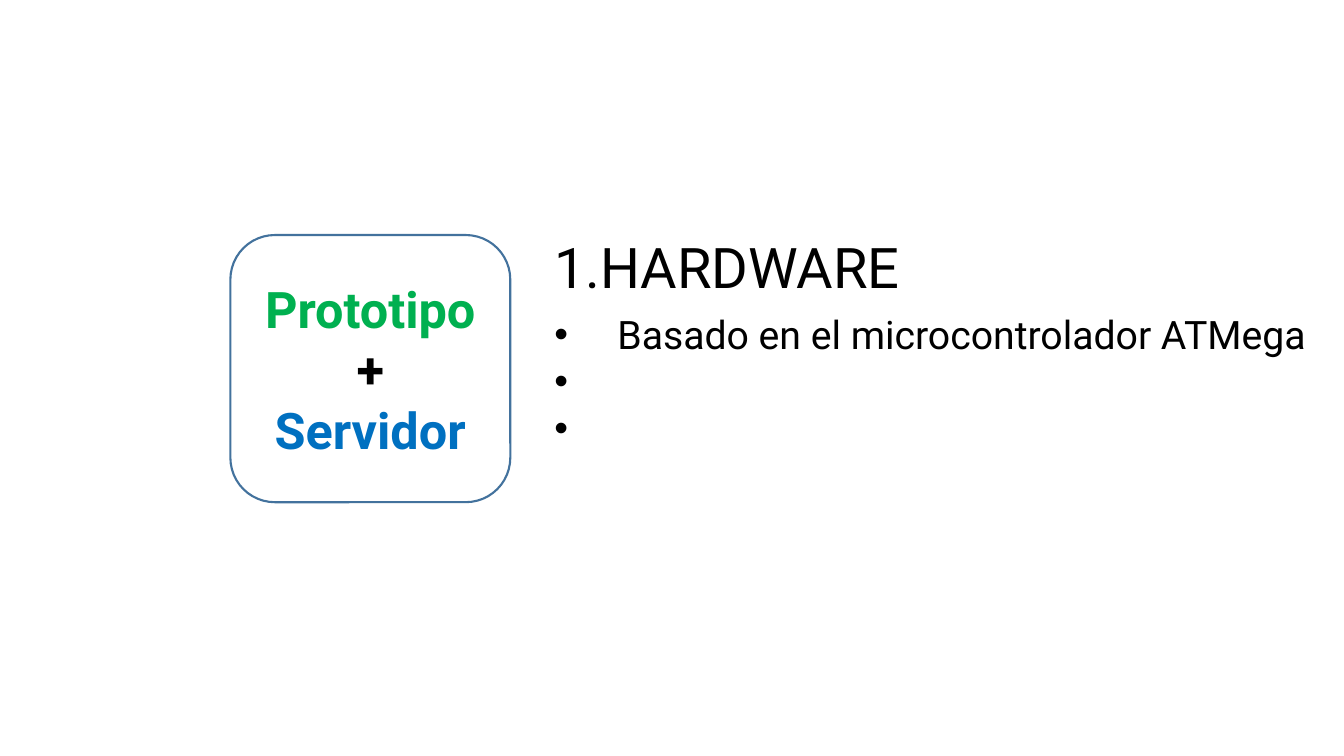
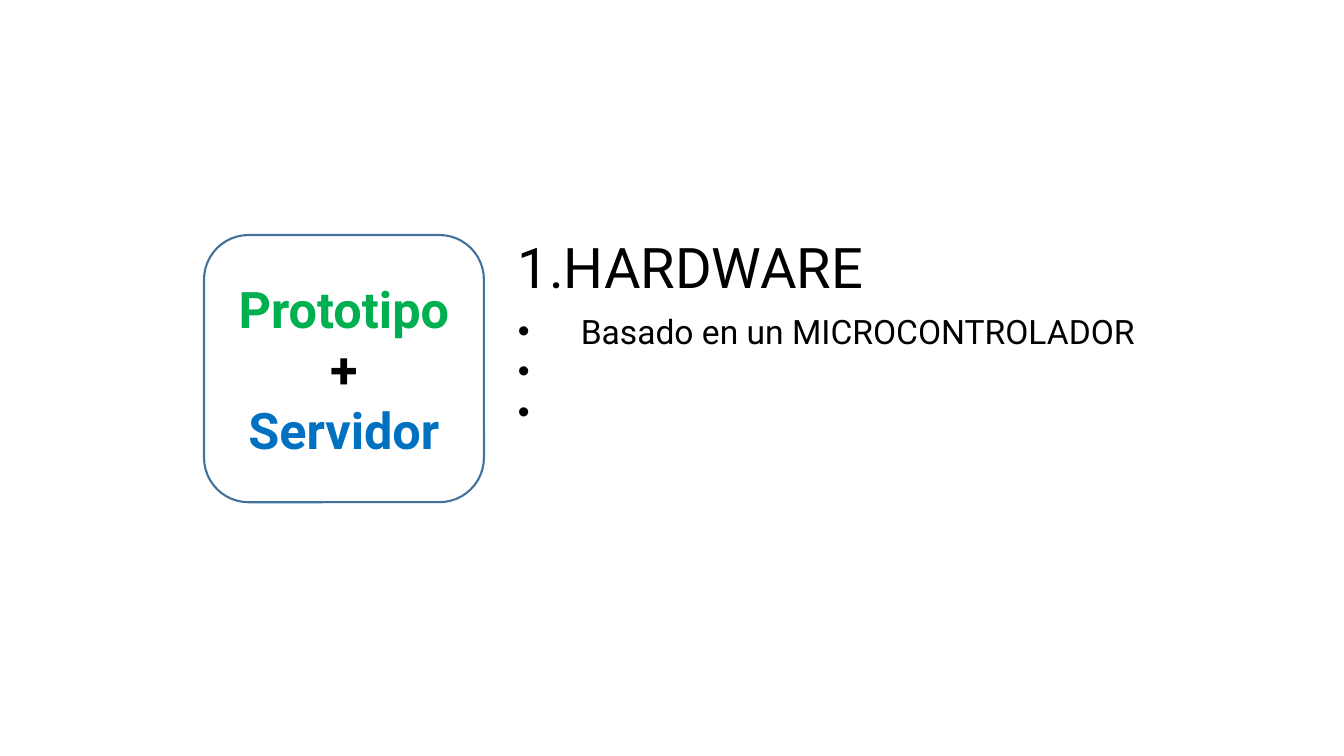
Before and after one commit to aludena18/Tesis, a slide deck: slide 9 of Telelocalización y Captura de Imágenes.pptx. Drawn at 1344x756 pixels with LibreOffice and Linux fonts; fonts in the diff are those of the drawing. Boxes give left, top, right and bottom in pixels: in the first picture for what was removed or moved away, otherwise in the second. Text is boxed around its words. In the diff, an @@ line names an element or a change of style, - is before the commit and + after.

```diff
--- a/Telelocalización y Captura de Imágenes.pptx
+++ b/Telelocalización y Captura de Imágenes.pptx
@@ rounded rectangle "Prototipo": place and size @@
-rounded rectangle "Prototipo" at bbox=[231, 235, 511, 502]
+rounded rectangle "Prototipo" at bbox=[204, 235, 484, 502]
@@ text "HARDWARE": place and size @@
-text "HARDWARE" at bbox=[554, 248, 899, 289]
+text "HARDWARE" at bbox=[518, 248, 863, 289]
@@ text at bbox=[581, 318, 1135, 345]: text changed; size 28 to 24 pt @@
-• Basado en el microcontrolador ATMega
+• Basado en un MICROCONTROLADOR
```
Also in this commit, not shown: 2 other slides changed, 1 slide added.
